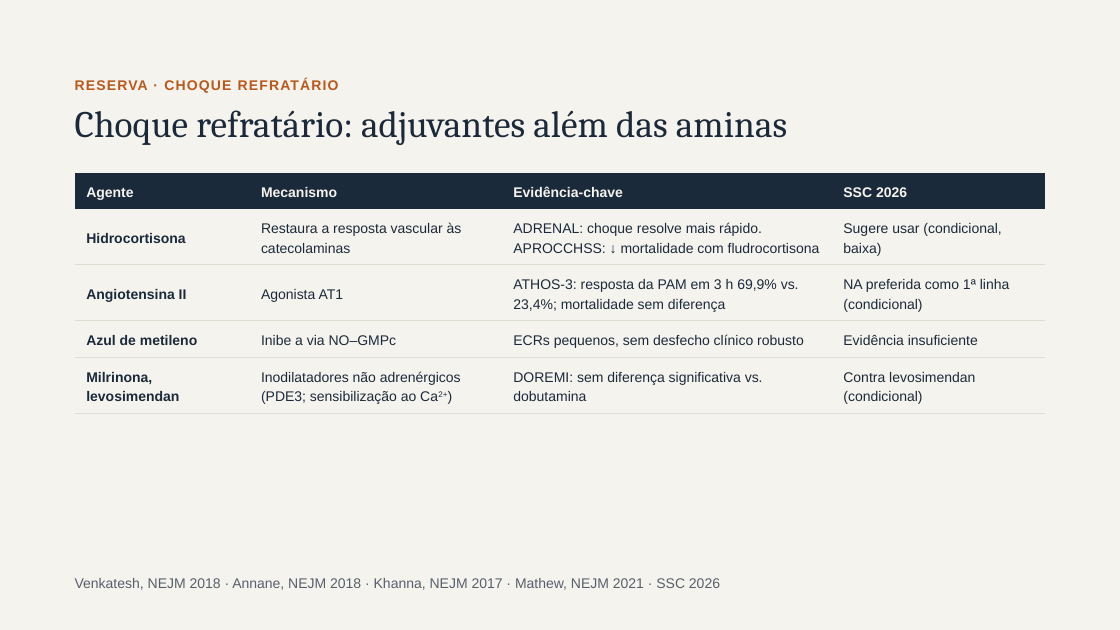
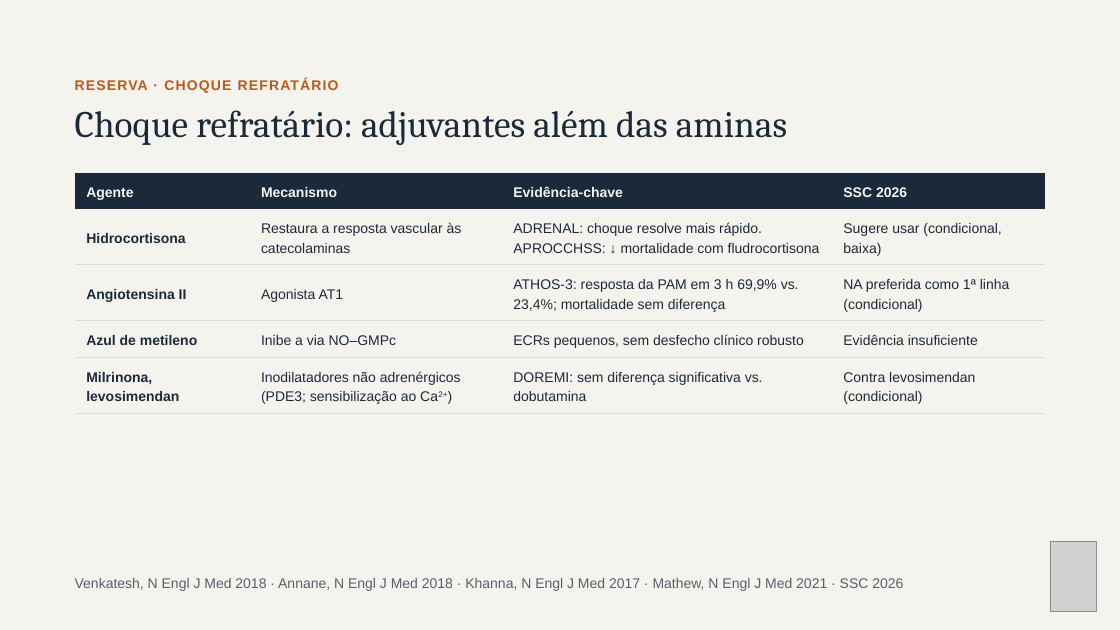
Before and after one commit to brunomoraesdubois-bit/Bruno, a slide deck: slide 23 of apresentacao/Aminas_Vasoativas.pptx (slide 22 before the commit). Drawn at 1120x630 pixels with LibreOffice and Linux fonts; fonts in the diff are those of the drawing; grey boxes stand for pictures. Boxes give left, top, right and bottom in pixels: in the first picture for what was removed or moved away, otherwise in the second. Text is boxed around its words. In the diff, an @@ line names an element or a change of style, - is before the commit and + after.

```diff
--- a/apresentacao/Aminas_Vasoativas.pptx
+++ b/apresentacao/Aminas_Vasoativas.pptx
@@ picture added at bbox=[1050, 542, 1097, 612] @@
@@ text at bbox=[75, 578, 903, 591]: text changed @@
-Venkatesh, NEJM 2018 · Annane, NEJM 2018 · Khanna, NEJM 2017 · Mathew, NEJM 2021 · SSC 2026
+Venkatesh, N Engl J Med 2018 · Annane, N Engl J Med 2018 · Khanna, N Engl J Med 2017 · Mathew, N Engl J Med 2021 · SSC 2026
```
Also in this commit, not shown: 27 other slides changed, 1 slide added, 34 other files.
